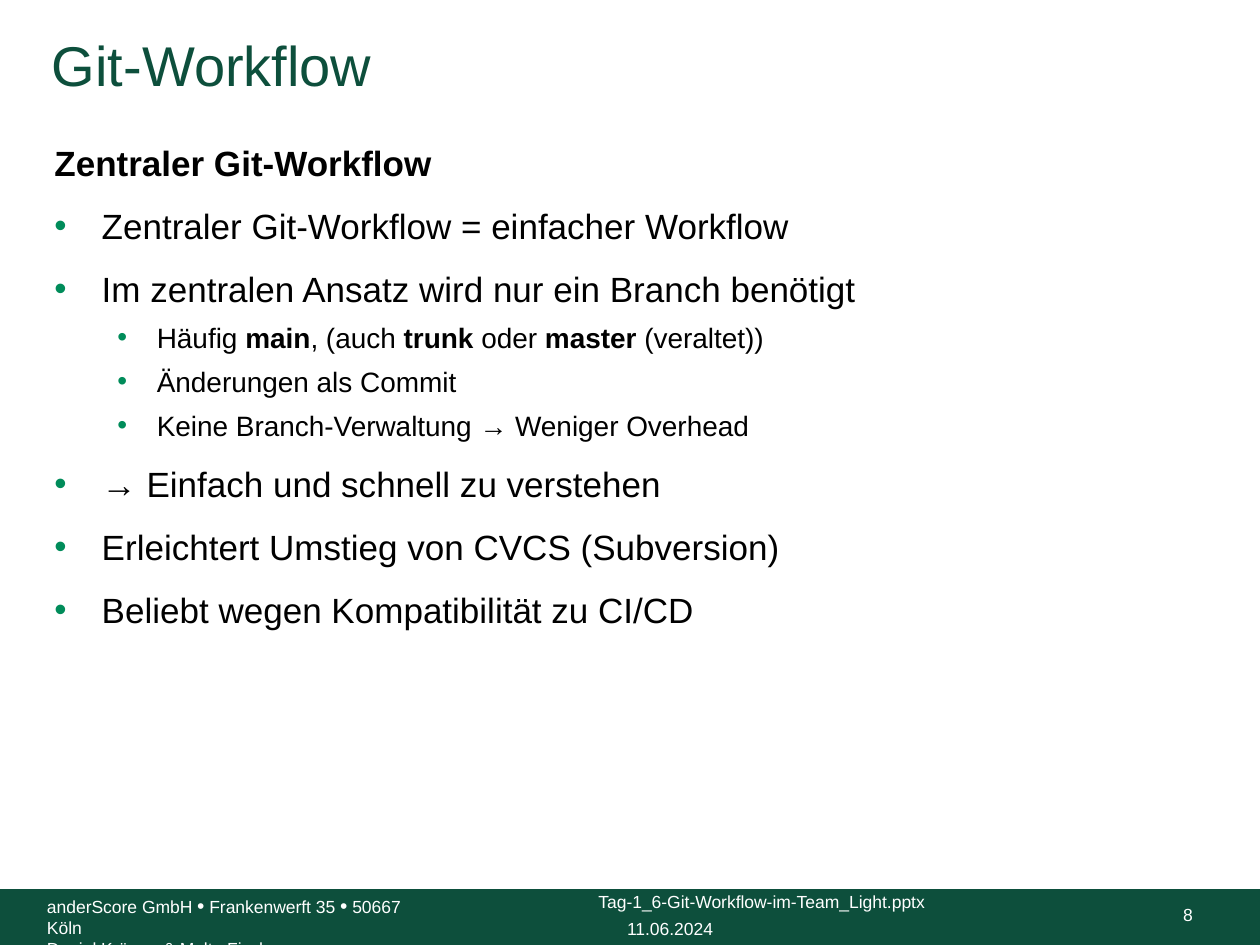
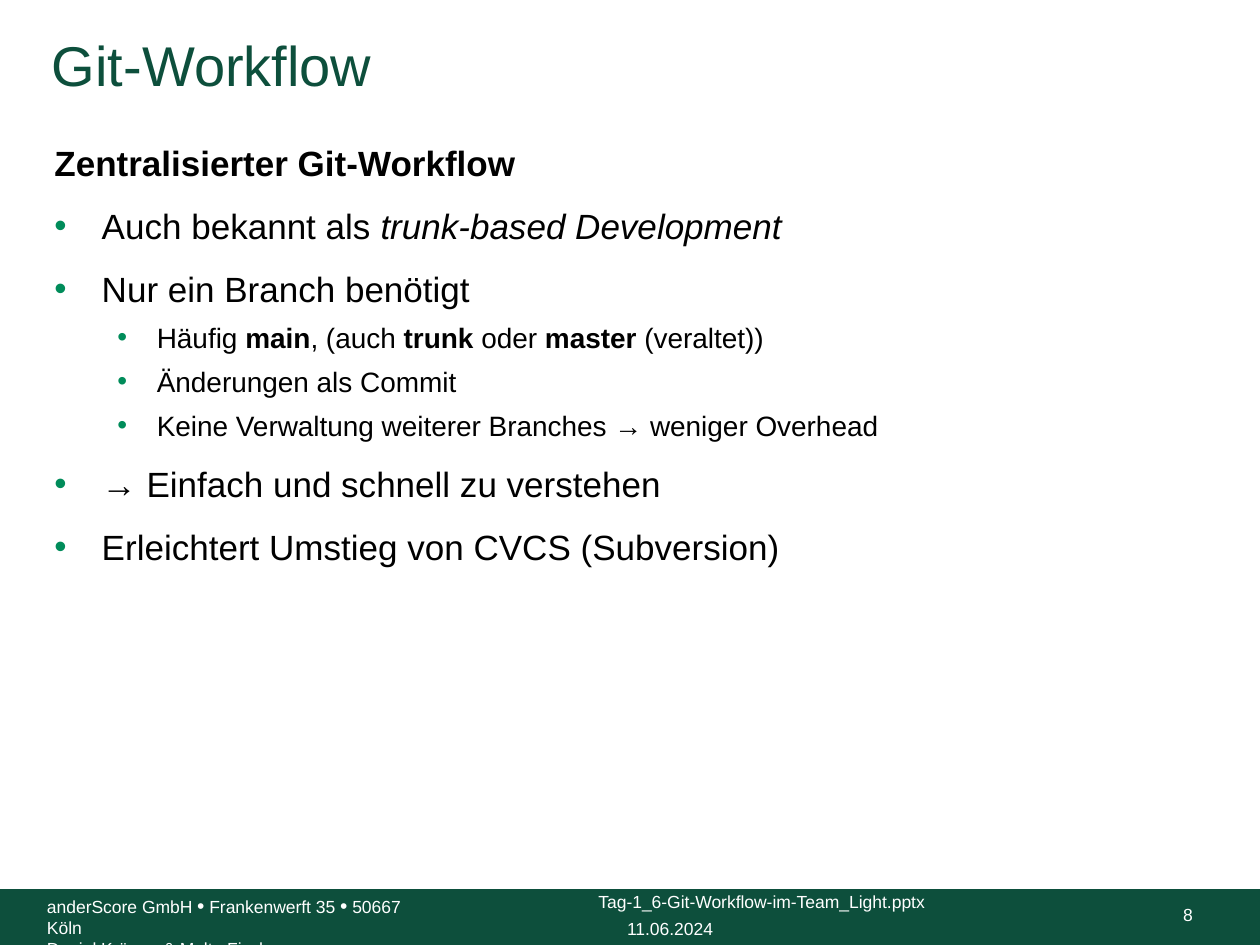
Before and after one commit to anderscore-gmbh/gitlab, a slide deck: slide 8 of slides/Tag-1_6-Git-Workflow-im-Team_Light.pptx. Drawn at 1260x945 pixels with LibreOffice and Linux fonts; fonts in the diff are those of the drawing; background and template pictures are left out. Boxes give left, top, right and bottom in pixels: in the first picture for what was removed or moved away, otherwise in the second. Text is boxed around its words. In the diff, an @@ line names an element or a change of style, - is before the commit and + after.

```diff
--- a/slides/Tag-1_6-Git-Workflow-im-Team_Light.pptx
+++ b/slides/Tag-1_6-Git-Workflow-im-Team_Light.pptx
@@ text at [54, 150, 781, 309]: text changed @@
-Zentraler Git-Workflow
-• Zentraler Git-Workflow = einfacher Workflow
-• Im zentralen Ansatz wird nur ein Branch benötigt
+Zentralisierter Git-Workflow
+• Auch bekannt als trunk-based Development
+• Nur ein Branch benötigt
@@ text at [157, 415, 879, 441]: text changed @@
-  • Keine Branch-Verwaltung → Weniger Overhead
+  • Keine Verwaltung weiterer Branches → weniger Overhead
@@ text at [102, 597, 693, 630]: paragraph removed @@
-• Beliebt wegen Kompatibilität zu CI/CD
```
Also in this commit, not shown: 19 other slides changed, 5 other files.
